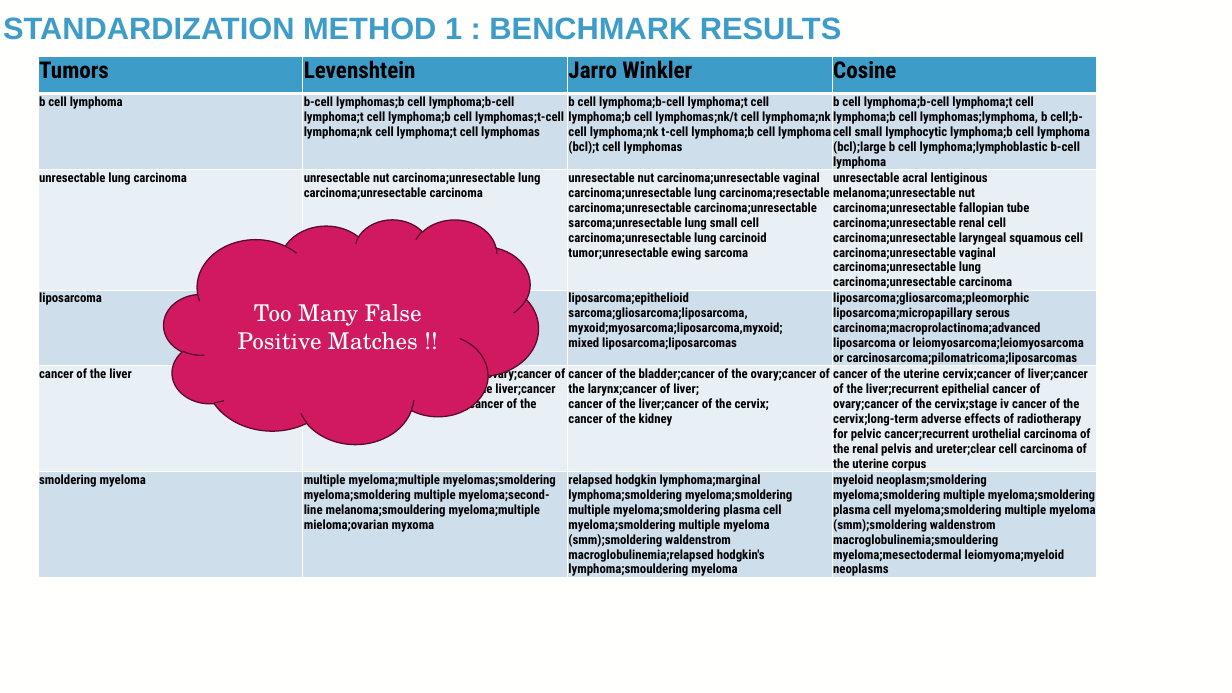
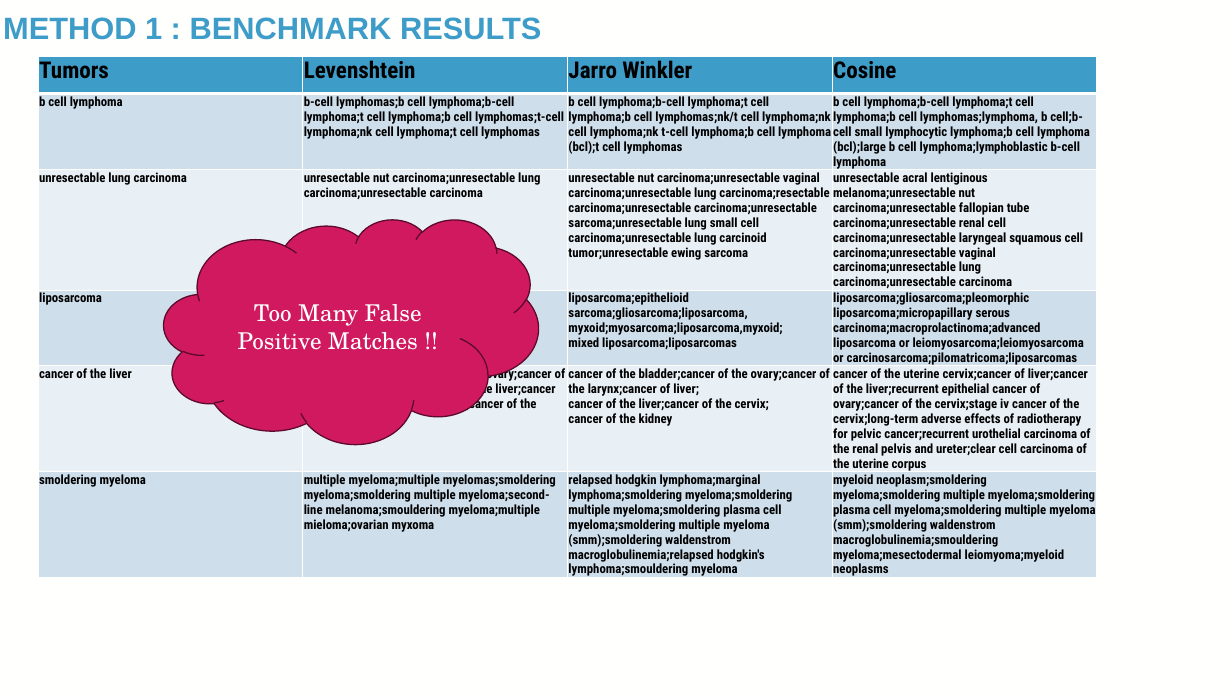
Before and after one commit to TaylorResearchLab/CANTOS, a slide deck: slide 18 of presentations/BIG_2024.pptx. Drawn at 1232x693 pixels with LibreOffice and Linux fonts; fonts in the diff are those of the drawing; background and template pictures are left out. Boxes give left, top, right and bottom in pixels: in the first picture for what was removed or moved away, otherwise in the second. Text is boxed around its words. In the diff, an @@ line names an element or a change of style, - is before the commit and + after.

Commit message:
adding standardization step to ppt

```diff
--- a/presentations/BIG_2024.pptx
+++ b/presentations/BIG_2024.pptx
@@ title at box(3, 17, 541, 40): text changed @@
-STANDARDIZATION METHOD 1 : BENCHMARK RESULTS
+METHOD 1 : BENCHMARK RESULTS
```
Also in this commit, not shown: 11 other slides changed, 7 slides added, 1 other file.
